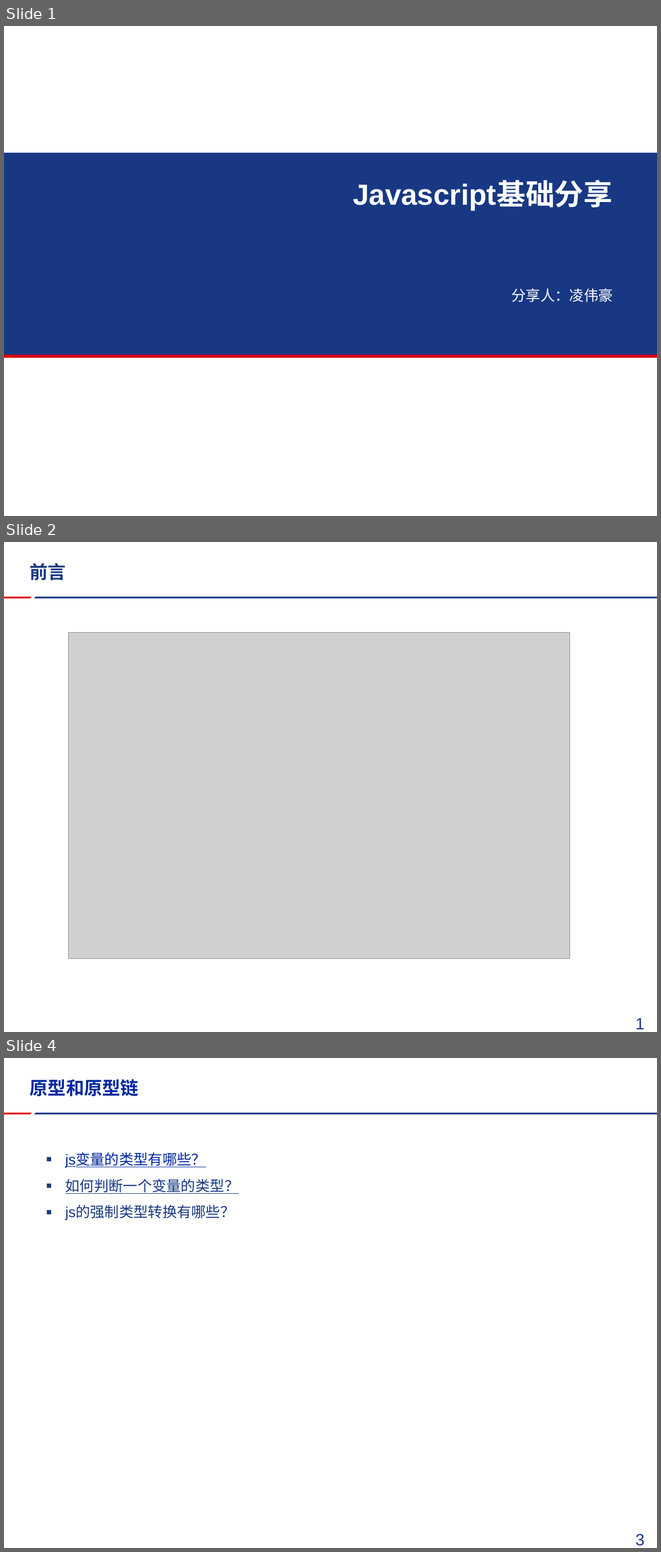
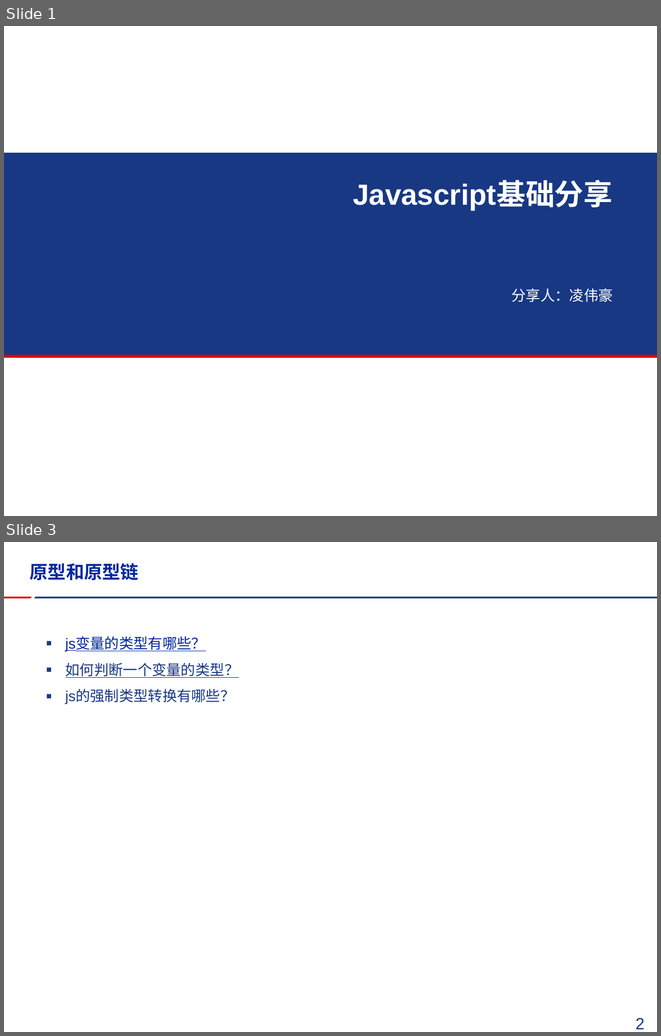
Before and after one commit to FireSmallPanda/swdt, a slide deck: javascript技术分享/mui以及推送分享.pptx. Shown one above the other, each under a label of ours: slides 1, 2 and 4 before the commit, slides 1 and 3 after it; the slides between them are not shown. The pictures are 661x1552 and 661x1036 pixels, drawn with LibreOffice and Linux fonts; fonts in the diff are those of the drawing; grey boxes stand for pictures; background and template pictures are left out. Boxes give left, top, right and bottom in pixels: in the first picture for what was removed or moved away, otherwise in the second. Text is boxed around its words. In the diff, an @@ line names an element or a change of style, - is before the commit and + after.

```diff
--- a/javascript技术分享/mui以及推送分享.pptx
+++ b/javascript技术分享/mui以及推送分享.pptx
@@ slide 2 removed at [4, 542, 657, 1032], background #FFFFFF; not listed: 2 template elements that a slide beside it also shows @@
@@ title removed at [30, 563, 66, 580] @@
-前言
@@ picture removed at [69, 632, 570, 958] @@
@@ page number removed at [635, 1017, 644, 1029] @@
-1
@@ what was slide 4 is now slide 3 @@
@@ page number at [635, 1017, 644, 1029]: text changed @@
-3
+2
```
Also in this commit, not shown: 3 slides changed, 1 other file.
